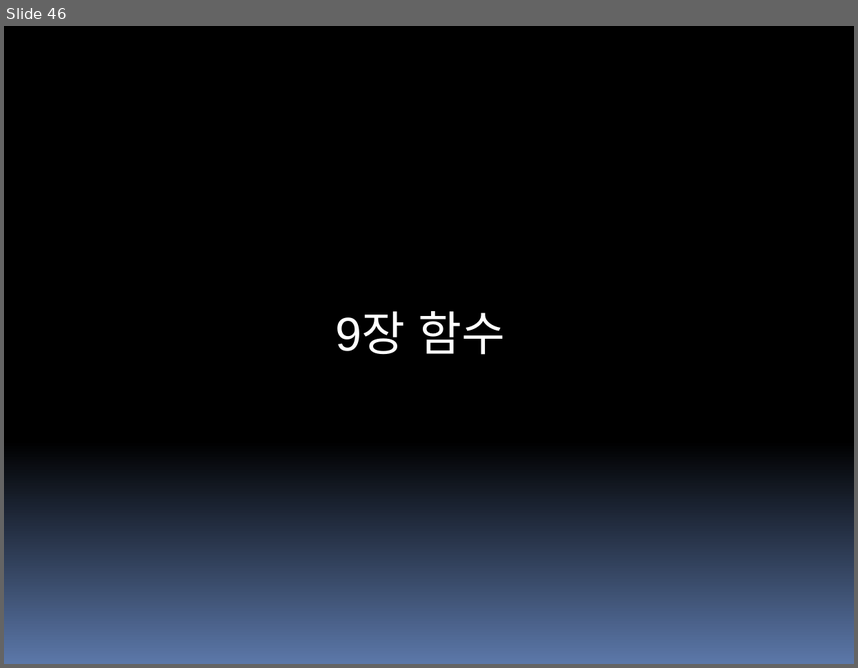
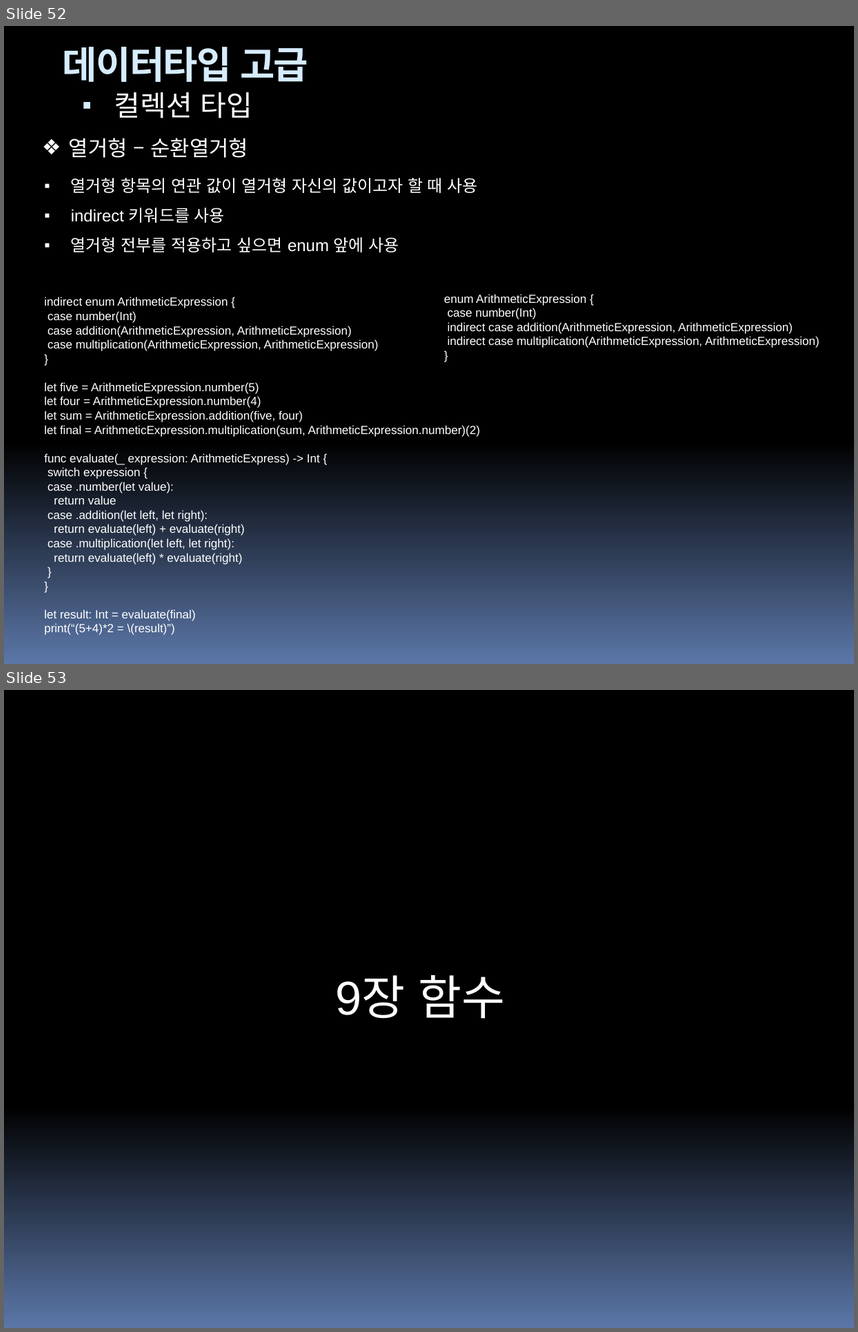
Before and after one commit to hounga13/helloSwift, a slide deck: Swift세미나자료.pptx. Shown one above the other, each under a label of ours: slide 46 before the commit, slides 52 and 53 after it. The pictures are 858x668 and 858x1332 pixels, drawn with LibreOffice and Linux fonts; fonts in the diff are those of the drawing. Boxes give left, top, right and bottom in pixels: in the first picture for what was removed or moved away, otherwise in the second. Text is boxed around its words. In the diff, an @@ line names an element or a change of style, - is before the commit and + after.

Commit message:
데이터형 고급

```diff
--- a/Swift세미나자료.pptx
+++ b/Swift세미나자료.pptx
@@ slide 52 added at <box>4,26,854,664</box>, background gradient #000000 to #5B77A8 @@
@@ text added at <box>63,47,308,82</box>, 32 pt, text #D6ECFF, bold @@
+데이터타입 고급
@@ text added at <box>114,92,252,118</box>, 24 pt, text #FFFFFF @@
+▪ 컬렉션 타입
@@ text added at <box>69,138,249,158</box>, 18 pt, text #FFFFFF @@
+❖ 열거형 – 순환열거형
@@ text added at <box>71,178,478,252</box>, 14 pt, text #FFFFFF @@
+▪ 열거형 항목의 연관 값이 열거형 자신의 값이고자 할 때 사용
+▪ indirect 키워드를 사용
+▪ 열거형 전부를 적용하고 싶으면 enum 앞에 사용
@@ text added at <box>444,294,820,348</box>, 10 pt, text #FFFFFF @@
+enum ArithmeticExpression {
+case number(Int)
+indirect case addition(ArithmeticExpression, ArithmeticExpression)
+indirect case multiplication(ArithmeticExpression, ArithmeticExpression)
+}
@@ text added at <box>44,296,480,635</box>, 10 pt, text #FFFFFF @@
+indirect enum ArithmeticExpression {
+case number(Int)
+case addition(ArithmeticExpression, ArithmeticExpression)
+case multiplication(ArithmeticExpression, ArithmeticExpression)
+}
+let five = ArithmeticExpression.number(5)
+let four = ArithmeticExpression.number(4)
+let sum = ArithmeticExpression.addition(five, four)
+let final = ArithmeticExpression.multiplication(sum, ArithmeticExpression.number)(2)
+func evaluate(_ expression: ArithmeticExpress) -> Int {
+switch expression {
+case .number(let value):
+return value
+case .addition(let left, let right):
+return evaluate(left) + evaluate(right)
+case .multiplication(let left, let right):
+return evaluate(left) * evaluate(right)
+}
+}
+let result: Int = evaluate(final)
+print(“(5+4)*2 = \(result)”)
@@ what was slide 46 is now slide 53 @@
```
Also in this commit, not shown: 3 slides changed, 6 other slides added.
